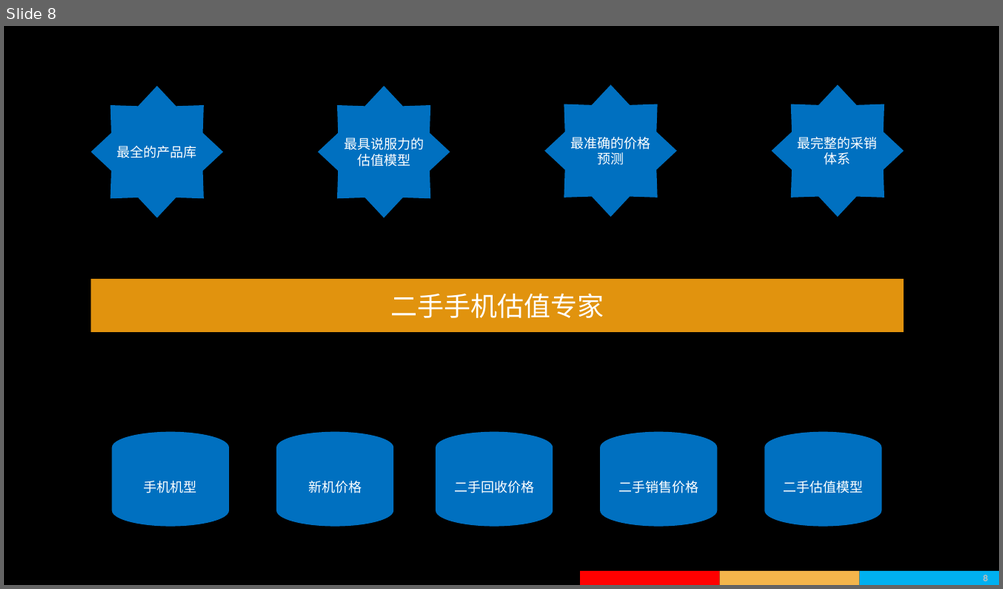
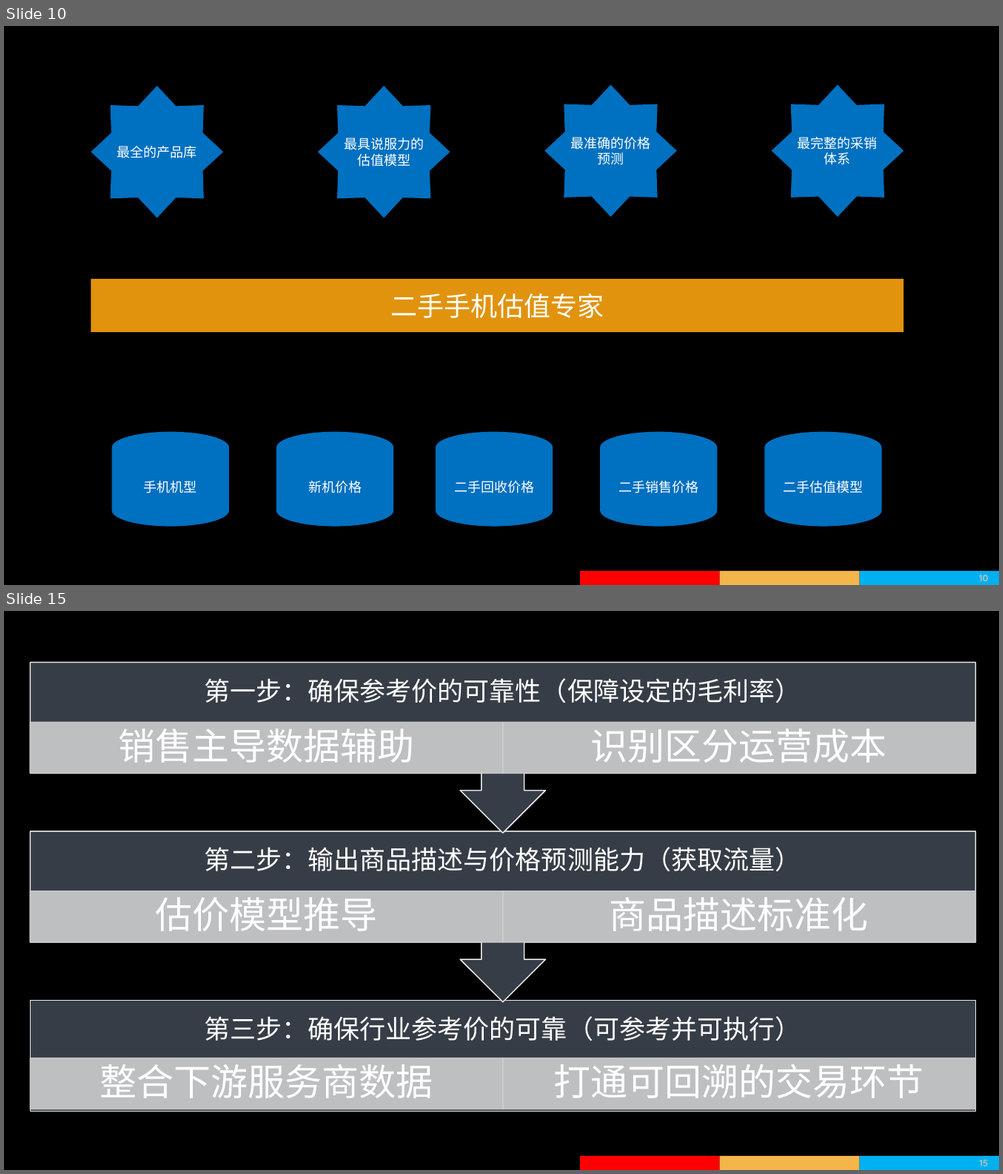
Before and after one commit to wapuboy/ha_how_to, a slide deck: 2019年度价格与BI体系的规划.pptx. Shown one above the other, each under a label of ours: slide 8 before the commit, slides 10 and 15 after it; the slides between them are not shown. The pictures are 1003x589 and 1003x1174 pixels, drawn with LibreOffice and Linux fonts; fonts in the diff are those of the drawing; background and template pictures are left out. Boxes give left, top, right and bottom in pixels: in the first picture for what was removed or moved away, otherwise in the second. Text is boxed around its words. In the diff, an @@ line names an element or a change of style, - is before the commit and + after.

```diff
--- a/2019年度价格与BI体系的规划.pptx
+++ b/2019年度价格与BI体系的规划.pptx
@@ slide 15 added at box(4, 611, 999, 1170), background picture (left out); not listed: 4 template elements that a slide beside it also shows @@
@@ group added at box(30, 662, 975, 1111): 9 texts, 7 rectangles, 2 up arrow callouts @@
+第三步：确保行业参考价的可靠（可参考并可执行）
+整合下游服务商数据
+打通可回溯的交易环节
+第二步：输出商品描述与价格预测能力（获取流量）
+估价模型推导
+商品描述标准化
+第一步：确保参考价的可靠性（保障设定的毛利率）
+销售主导数据辅助
+识别区分运营成本
@@ what was slide 8 is now slide 10 @@
@@ page number at box(979, 575, 987, 582): text changed @@
-8
+10
```
Also in this commit, not shown: 1 slide changed, 8 other slides added, 2 slides removed.
